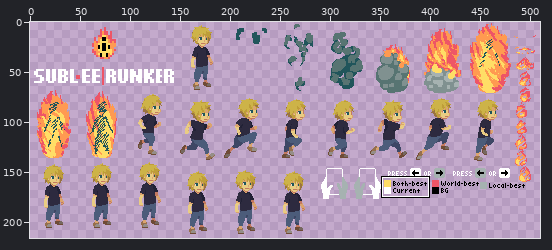
A sprite sheet gets an edit: godot/sprites/default/sheet.png. The picture above shows the old version from afar; the outline marks the close-up.
Close-up. Before the commit:
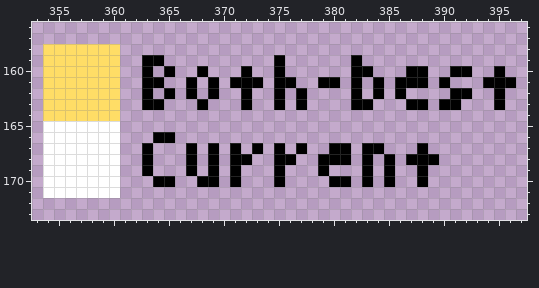
The file is 512x256 pixels. Shown: x 353..397, y 156..173. The wide view leaves out empty margins. The commit also changed other parts of the picture, which this record leaves out.
The result:
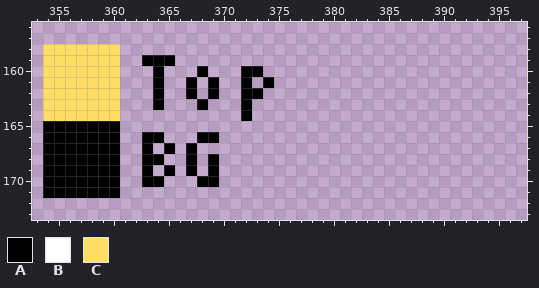
Palette (. is transparent): A #000000  B #ffffff  C #ffdd66
Difference:
y 159: x 365 . -> A; x 375 A -> .; x 382 A -> .
y 160: x 363..365 A.A -> .A.; x 373 . -> A; x 375 A -> .; x 382..383 AA -> ..; x 387..388 AA -> ..; x 391..392 AA -> ..; x 395 A -> .
y 161: x 363 A -> .; x 371 A -> .; x 373..376 A.AA -> .A..; x 379..380 AA -> ..; x 382 A -> .; x 384 A -> .; x 386..388 AAA -> ...; x 390 A -> .; x 394..396 AAA -> ...
y 162: x 363..365 A.A -> .A.; x 373 . -> A; x 375 A -> .; x 377 A -> .; x 382 A -> .; x 384 A -> .; x 386 A -> .; x 391..392 AA -> ..; x 395 A -> .
y 163: x 363 A -> .; x 375 A -> .; x 377 A -> .; x 382..383 AA -> ..; x 387..388 AA -> ..; x 390..391 AA -> ..; x 395 A -> .
y 164: x 372 . -> A
y 165: x 354..360 BBBBBBB -> AAAAAAA
y 166: x 354..360 BBBBBBB -> AAAAAAA; x 363 . -> A; x 365 A -> .; x 368..369 .. -> AA
y 167: x 354..360 BBBBBBB -> AAAAAAA; x 365 . -> A; x 369 A -> .; x 371 A -> .; x 373 A -> .; x 375 A -> .; x 377 A -> .; x 380..381 AA -> ..; x 383..384 AA -> ..; x 388 A -> .
y 168: x 354..360 BBBBBBB -> AAAAAAA; x 364 . -> A; x 371..372 AA -> ..; x 375..376 AA -> ..; x 379..381 AAA -> ...; x 383 A -> .; x 385 A -> .; x 387..389 AAA -> ...
y 169: x 354..360 BBBBBBB -> AAAAAAA; x 365 . -> A; x 371 A -> .; x 375 A -> .; x 379 A -> .; x 383 A -> .; x 385 A -> .; x 388 A -> .
y 170: x 354..360 BBBBBBB -> AAAAAAA; x 363 . -> A; x 365 A -> .; x 371 A -> .; x 375 A -> .; x 380..381 AA -> ..; x 383 A -> .; x 385 A -> .; x 388 A -> .
y 171: x 354..360 BBBBBBB -> AAAAAAA
